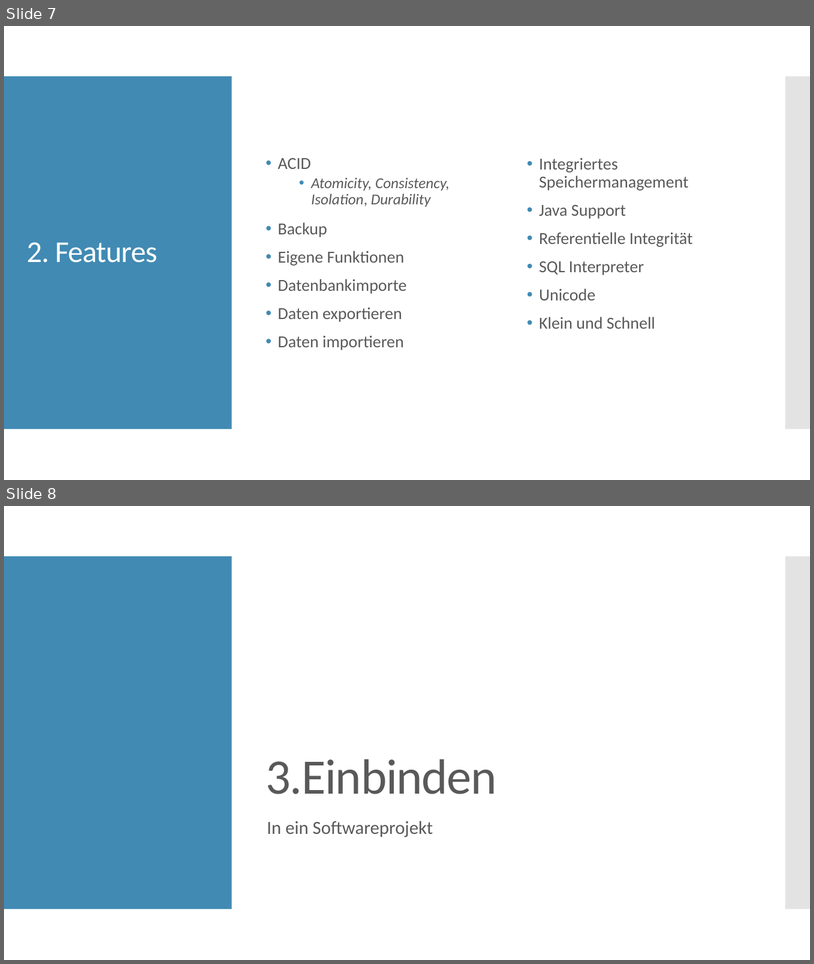
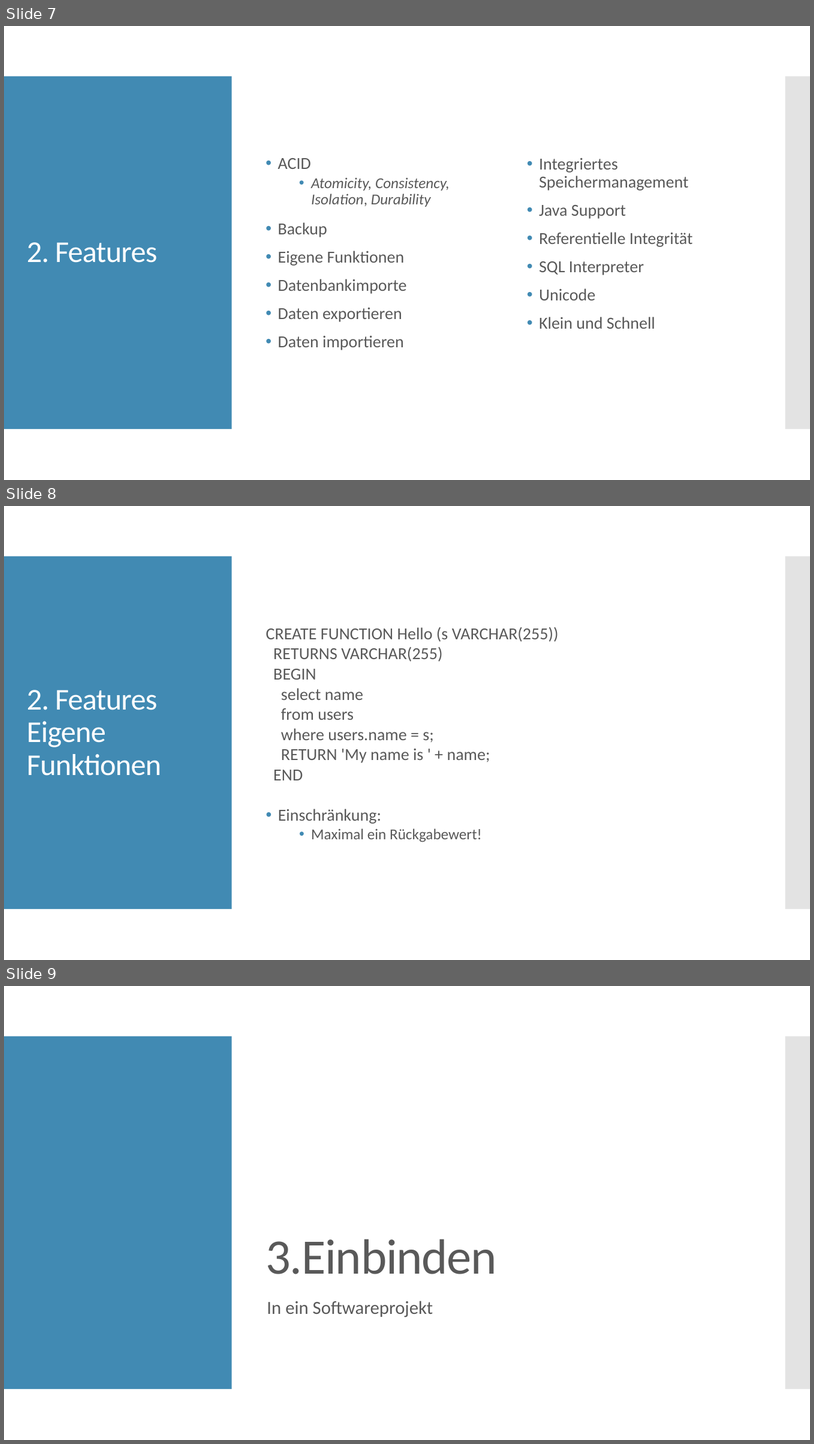
Before and after one commit to Tom433/ePortfolio, a slide deck: e-Portfolio MySQL.pptx. Shown one above the other, each under a label of ours: slides 7 and 8 before the commit, slides 7, 8 and 9 after it. The pictures are 814x964 and 814x1444 pixels, drawn with LibreOffice and Linux fonts; fonts in the diff are those of the drawing. Boxes give left, top, right and bottom in pixels: in the first picture for what was removed or moved away, otherwise in the second. Text is boxed around its words. In the diff, an @@ line names an element or a change of style, - is before the commit and + after.

Commit message:
update slide

```diff
--- a/e-Portfolio MySQL.pptx
+++ b/e-Portfolio MySQL.pptx
@@ slide 8 added at (x1=4, y1=506, x2=810, y2=960), background #FFFFFF; not listed: 2 template elements that a slide beside it also shows @@
@@ text added at (x1=266, y1=627, x2=559, y2=842), 20 pt, text #595959 @@
+CREATE FUNCTION Hello (s VARCHAR(255))
+RETURNS VARCHAR(255)
+BEGIN
+select name
+from users
+where users.name = s;
+RETURN 'My name is ' + name;
+END
+• Einschränkung:
+  • Maximal ein Rückgabewert!
@@ title added at (x1=27, y1=690, x2=161, y2=775), 36 pt, text #FFFFFF @@
+2. Features
+Eigene Funktionen
@@ what was slide 8 is now slide 9 @@
```
